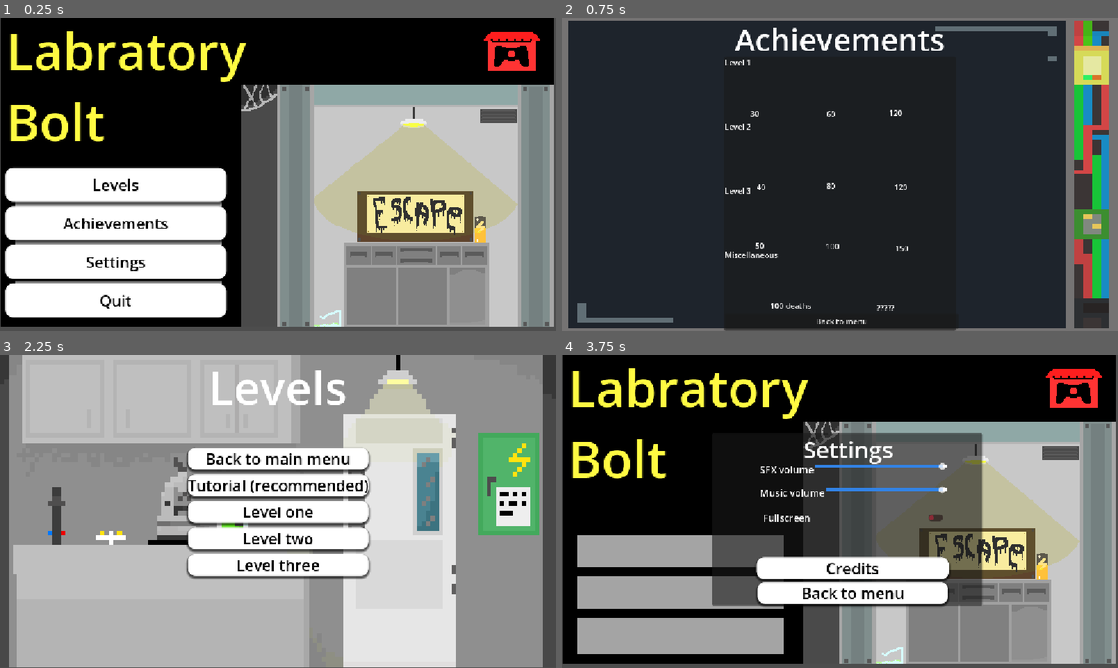
Above: before the commit, frames 1-4 (two rows, left to right).
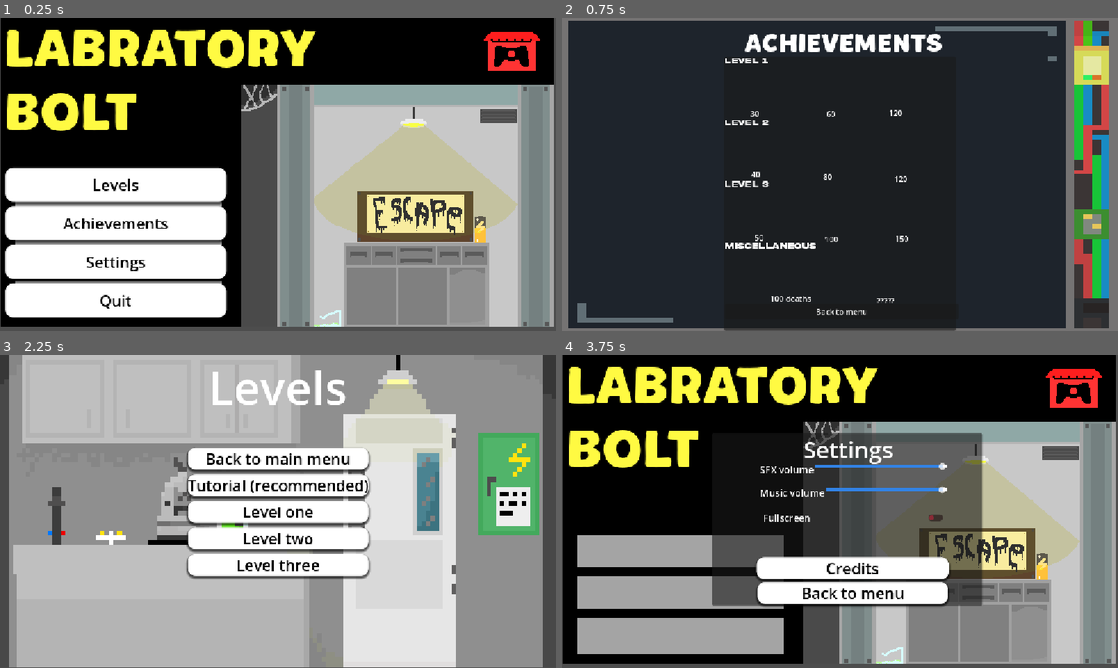
Above: after the commit, the same moments.

Repository: jackrichards-hub/ASSESSMENT
Game: Godot game, scene res://Scenes/menu.tscn
The game is run twice, just before and just after one commit, with the same random seed, the same clock (stepped at 60 frames per second) and the same inputs.
Inputs:
- Up to frame 1 (0.25 s): no input
- Up to frame 2 (0.75 s): click "Achievements" at 0.5 s
- Up to frame 3 (2.25 s): click "Back to menu" at 1.25 s; click "Levels" at 2 s
- Up to frame 4 (3.75 s): click "Back to main menu" at 2.75 s; click "Settings" at 3.5 s

The runs differ from the first frame. In frame 1, 6.3% of the frame differs, in the area x 1-57%, y 3-40%; in frame 2, 2.8%; in frame 3, nothing differs; in frame 4, 6.3%.

Commit message:
added fonts

Diff:
--- a/assessment-for-year-12/Scenes/achievements.tscn
+++ b/assessment-for-year-12/Scenes/achievements.tscn
@@ -4,6 +4,8 @@
 [ext_resource type="Texture2D" uid="uid://cx5guk236xqge" path="res://Assets/Achievements (V3).png" id="2_frbbq"]
 [ext_resource type="Texture2D" uid="uid://cfuetfkcl6b37" path="res://Assets/Achievements Menu-1.png.png" id="2_uik63"]
 [ext_resource type="Texture2D" uid="uid://bplmf2ry538l3" path="res://Assets/100 Deaths Achievement-1.png.png" id="3_3m5au"]
+[ext_resource type="FontFile" uid="uid://bbb1io4w1jjdy" path="res://Assets/green_matcha font/Green Matcha.otf" id="3_bcp42"]
+[ext_resource type="FontFile" uid="uid://dsqutlgufwmc7" path="res://Assets/akira_expanded/Akira Expanded Demo.otf" id="4_38hx6"]
 
 [sub_resource type="StyleBoxTexture" id="StyleBoxTexture_g04om"]
 texture = ExtResource("2_uik63")
@@ -364,11 +366,13 @@
 anchors_preset = 5
 anchor_left = 0.5
 anchor_right = 0.5
-offset_left = -218.0
-offset_right = 218.0
-offset_bottom = 89.0
+offset_left = -198.0
+offset_top = 21.0
+offset_right = 327.0
+offset_bottom = 99.0
 grow_horizontal = 2
-theme_override_font_sizes/font_size = 64
+theme_override_fonts/font = ExtResource("3_bcp42")
+theme_override_font_sizes/font_size = 50
 text = "Achievements"
 
 [node name="Achievement menu" type="Panel" parent="." unique_id=1761151989]
@@ -391,6 +395,7 @@
 
 [node name="Level 1 label" type="Label" parent="Achievement list/Level1" unique_id=41349707]
 layout_mode = 2
+theme_override_fonts/font = ExtResource("4_38hx6")
 text = "Level 1"
 
 [node name="30" type="Label" parent="Achievement list/Level1/Level 1 label" unique_id=852966752]
@@ -463,43 +468,44 @@
 
 [node name="Level 2 label" type="Label" parent="Achievement list/Level2" unique_id=10914249]
 layout_mode = 2
+theme_override_fonts/font = ExtResource("4_38hx6")
 text = "Level 2"
 
 [node name="40" type="Label" parent="Achievement list/Level2/Level 2 label" unique_id=556896432]
 layout_mode = 0
-offset_left = 66.0
-offset_top = 125.0
-offset_right = 106.0
-offset_bottom = 148.0
+offset_left = 55.0
+offset_top = 104.0
+offset_right = 95.0
+offset_bottom = 127.0
 text = "40"
 
 [node name="80" type="Label" parent="Achievement list/Level2/Level 2 label" unique_id=267368628]
 layout_mode = 0
-offset_left = 211.0
-offset_top = 123.0
-offset_right = 251.0
-offset_bottom = 146.0
+offset_left = 204.0
+offset_top = 109.0
+offset_right = 244.0
+offset_bottom = 144.0
 text = "80"
 
 [node name="120" type="Label" parent="Achievement list/Level2/Level 2 label" unique_id=1640794749]
 layout_mode = 0
 offset_left = 351.0
-offset_top = 125.0
+offset_top = 113.0
 offset_right = 391.0
-offset_bottom = 148.0
+offset_bottom = 136.0
 text = "120"
 
 [node name="level240" type="Panel" parent="Achievement list/Level2/Level 2 label" unique_id=1657041521]
 visible = false
 layout_mode = 0
-offset_left = 24.0
-offset_top = 47.0
-offset_right = 120.0
-offset_bottom = 120.0
+offset_left = 16.0
+offset_top = 32.0
+offset_right = 112.0
+offset_bottom = 105.0
 
 [node name="AnimatedSprite2D" type="AnimatedSprite2D" parent="Achievement list/Level2/Level 2 label/level240" unique_id=2030923884]
-position = Vector2(50.000015, 29.000008)
-scale = Vector2(3.156251, 2.6875)
+position = Vector2(51.000015, 35.00002)
+scale = Vector2(2.640626, 2.1874998)
 sprite_frames = SubResource("SpriteFrames_elwlk")
 autoplay = "default"
 frame_progress = 0.5870083
@@ -509,24 +515,24 @@
 layout_mode = 0
 offset_left = 172.0
 offset_top = 34.0
-offset_right = 271.0
-offset_bottom = 124.0
+offset_right = 268.0
+offset_bottom = 100.0
 
 [node name="AnimatedSprite2D" type="AnimatedSprite2D" parent="Achievement list/Level2/Level 2 label/level280" unique_id=1239778389]
-position = Vector2(48.999992, 44)
-scale = Vector2(2.9179683, 2.59375)
+position = Vector2(43.32813, 31.875)
+scale = Vector2(2.6669924, 2.1796875)
 sprite_frames = SubResource("SpriteFrames_2ywsg")
 
 [node name="level2120" type="Panel" parent="Achievement list/Level2/Level 2 label" unique_id=1262673649]
 visible = false
 layout_mode = 0
-offset_left = 315.0
+offset_left = 316.0
 offset_top = 31.0
-offset_right = 417.0
-offset_bottom = 125.0
+offset_right = 410.0
+offset_bottom = 113.0
 
 [node name="AnimatedSprite2D" type="AnimatedSprite2D" parent="Achievement list/Level2/Level 2 label/level2120" unique_id=1132215968]
-position = Vector2(47.374996, 46.96876)
+position = Vector2(46.999996, 37.00001)
 scale = Vector2(3.101562, 2.501953)
 sprite_frames = SubResource("SpriteFrames_uik63")
 
@@ -535,30 +541,31 @@
 
 [node name="Level 3 label" type="Label" parent="Achievement list/Level3" unique_id=2062964588]
 layout_mode = 2
+theme_override_fonts/font = ExtResource("4_38hx6")
 text = "Level 3"
 
 [node name="50" type="Label" parent="Achievement list/Level3/Level 3 label" unique_id=1816491917]
 layout_mode = 0
-offset_left = 63.0
-offset_top = 114.0
-offset_right = 103.0
-offset_bottom = 137.0
+offset_left = 62.0
+offset_top = 107.0
+offset_right = 102.0
+offset_bottom = 130.0
 text = "50"
 
 [node name="100" type="Label" parent="Achievement list/Level3/Level 3 label" unique_id=1634843213]
 layout_mode = 0
-offset_left = 209.0
-offset_top = 115.0
-offset_right = 249.0
-offset_bottom = 138.0
+offset_left = 207.0
+offset_top = 110.0
+offset_right = 247.0
+offset_bottom = 133.0
 text = "100"
 
 [node name="150" type="Label" parent="Achievement list/Level3/Level 3 label" unique_id=551148360]
 layout_mode = 0
 offset_left = 353.0
-offset_top = 119.0
+offset_top = 109.0
 offset_right = 393.0
-offset_bottom = 142.0
+offset_bottom = 132.0
 text = "150"
 
 [node name="level350" type="Panel" parent="Achievement list/Level3/Level 3 label" unique_id=2042835405]
@@ -570,8 +577,8 @@
 offset_bottom = 113.0
 
 [node name="AnimatedSprite2D" type="AnimatedSprite2D" parent="Achievement list/Level3/Level 3 label/level350" unique_id=930512075]
-position = Vector2(49.000015, 44)
-scale = Vector2(3.156251, 2.6875)
+position = Vector2(44.25001, 36)
+scale = Vector2(2.8593757, 2.4375)
 sprite_frames = SubResource("SpriteFrames_elwlk")
 autoplay = "default"
 frame_progress = 0.8126223
@@ -585,8 +592,8 @@
 offset_bottom = 114.0
 
 [node name="AnimatedSprite2D" type="AnimatedSprite2D" parent="Achievement list/Level3/Level 3 label/level3100" unique_id=1281271786]
-position = Vector2(48, 50)
-scale = Vector2(2.9179683, 2.59375)
+position = Vector2(49.15624, 43.750015)
+scale = Vector2(2.9277332, 2.234374)
 sprite_frames = SubResource("SpriteFrames_2ywsg")
 
 [node name="level3150" type="Panel" parent="Achievement list/Level3/Level 3 label" unique_id=2024487299]
@@ -598,8 +605,8 @@
 offset_bottom = 118.0
 
 [node name="AnimatedSprite2D" type="AnimatedSprite2D" parent="Achievement list/Level3/Level 3 label/level3150" unique_id=1139846926]
-position = Vector2(50, 50.00001)
-scale = Vector2(3.1406245, 2.628906)
+position = Vector2(49.375, 43.00002)
+scale = Vector2(3.101562, 2.3750002)
 sprite_frames = SubResource("SpriteFrames_uik63")
 
 [node name="Miscellaneous" type="HBoxContainer" parent="Achievement list" unique_id=1534744464]
@@ -607,6 +614,7 @@
 
 [node name="Miscellaneous label" type="Label" parent="Achievement list/Miscellaneous" unique_id=1483909276]
 layout_mode = 2
+theme_override_fonts/font = ExtResource("4_38hx6")
 text = "Miscellaneous"
 
 [node name="100 deaths" type="Label" parent="Achievement list/Miscellaneous/Miscellaneous label" unique_id=347043852]
--- a/assessment-for-year-12/Scenes/menu.tscn
+++ b/assessment-for-year-12/Scenes/menu.tscn
@@ -3,6 +3,7 @@
 [ext_resource type="Script" uid="uid://da4k7xnc56qn4" path="res://Scripts/main_menu.gd" id="1_xhh6f"]
 [ext_resource type="Texture2D" uid="uid://m6ym1h2jo08u" path="res://Assets/Title screen V2-1.png.png" id="2_wbdvm"]
 [ext_resource type="AudioStream" uid="uid://d3eoqxmc2w6m2" path="res://Assets/Jammin Bread - Casa Rosa's Tulum Vibes.mp3" id="3_cayip"]
+[ext_resource type="FontFile" uid="uid://bbb1io4w1jjdy" path="res://Assets/green_matcha font/Green Matcha.otf" id="3_wbdvm"]
 [ext_resource type="Script" uid="uid://b5ic1wvmsaai2" path="res://Scripts/music_slider.gd" id="4_jsrd8"]
 [ext_resource type="Script" uid="uid://1wi1audcl7fh" path="res://Scripts/fullscreen_control.gd" id="5_wwsa2"]
 [ext_resource type="Script" uid="uid://yxg7pgv5dx4y" path="res://Scripts/sfx_slider.gd" id="6_jsrd8"]
@@ -100,13 +101,14 @@
 anchors_preset = 5
 anchor_left = 0.5
 anchor_right = 0.5
-offset_left = -563.0
-offset_top = -5.0
-offset_right = 25.0
-offset_bottom = 241.0
+offset_left = -568.0
+offset_top = -2.0
+offset_right = 80.0
+offset_bottom = 257.0
 grow_horizontal = 2
 theme_override_colors/font_color = Color(1, 0.98039216, 0.25882354, 1)
 theme_override_colors/font_shadow_color = Color(0, 0, 0, 1)
+theme_override_fonts/font = ExtResource("3_wbdvm")
 theme_override_font_sizes/font_size = 105
 text = "Labratory
 Bolt"
Not shown, added: assessment-for-year-12/Assets/akira_expanded/Akira Expanded Demo.otf.import
Not shown, added: assessment-for-year-12/Assets/akira_expanded/Preview/Artboard 1.png.import
Not shown, added: assessment-for-year-12/Assets/akira_expanded/Preview/Artboard 2.png.import
Not shown, added: assessment-for-year-12/Assets/akira_expanded/Preview/Artboard 3.png.import
Not shown, added: assessment-for-year-12/Assets/akira_expanded/Preview/Artboard 4.png.import
Not shown, added: assessment-for-year-12/Assets/akira_expanded/Preview/Artboard 5.png.import
Not shown, added: assessment-for-year-12/Assets/cocogoose/Cocogoose-Pro-Bold-Italic-trial.ttf.import
Not shown, added: assessment-for-year-12/Assets/cocogoose/Cocogoose-Pro-Bold-trial.ttf.import
Not shown, added: assessment-for-year-12/Assets/cocogoose/Cocogoose-Pro-Darkmode-Italic-trial.ttf.import
Not shown, added: assessment-for-year-12/Assets/cocogoose/Cocogoose-Pro-Darkmode-trial.ttf.import
Not shown, added: assessment-for-year-12/Assets/cocogoose/Cocogoose-Pro-Italic-trial.ttf.import
Not shown, added: assessment-for-year-12/Assets/cocogoose/Cocogoose-Pro-Letterpress-Regular-trial.ttf.import
(and 10 more such lines)
